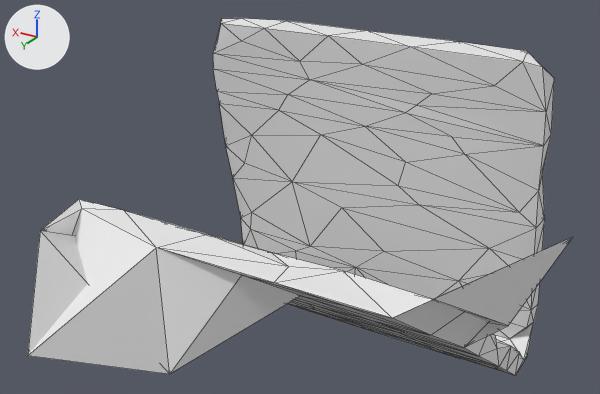
Before and after pictures for a commit that changed the OBJ model mesh_cnn/datasets/random_walks/T313.obj.
The view is the same before and after, from a camera (50 mm lens) standing at (-1.162, 2.206, 1.205) and looking at (-0.011, 0.288, 0.246). Lighting does not change. The marker at upper left points along +X, +Y and +Z. Mesh edges are drawn as thin lines. Where no turn or scale is listed for an object, it has been applied to the vertices.

Objects in the first picture: 'T313'.
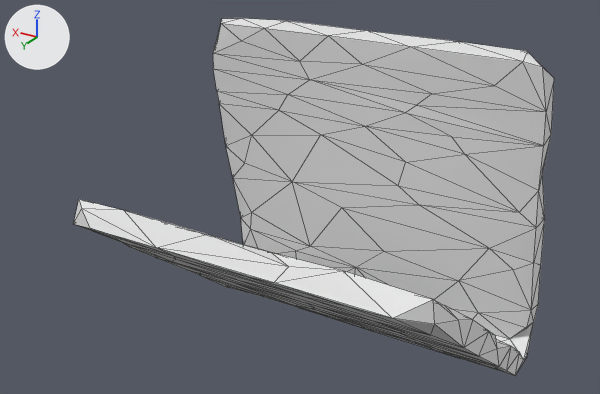
What differs and where, as boxes [x1, y1, x2, y2] in the pictures (600 x 394 px; the box of a moved part takes in the faces that stretch with it):
'T313', reshaped (12% narrower): before [28, 18, 573, 376]; after [73, 18, 554, 376]
part 1 of me_t313, moved or reshaped: before [28, 199, 300, 374]; after [73, 200, 294, 294]
part 2 of me_t313, moved or reshaped: before [393, 237, 573, 347]; after [393, 299, 472, 347]

The change in detail:
me_t313 has 252 vertices, 500 faces and spans x -0.798..0.593, y -0.346..0.97, z -0.478..0.651.
me_t313 is used by ob_t313; location (0.0, 0.0, 0.0).
Part 1, on me_t313:
Vertex 181 of me_t313 moves from (0.152, 0.724, -0.168) at pixel (169, 374) to (0.234, 0.577, 0.115) at pixel (173, 256).
Vertex 189 of me_t313 moves from (0.48, 0.829, 0.238) at pixel (40, 230) to (0.573, 0.626, 0.154) at pixel (73, 224).
Vertex 199 of me_t313 moves from (0.427, 0.97, -0.06) at pixel (27, 355) to (0.457, 0.67, 0.186) at pixel (90, 228).
Part 2, on me_t313:
Vertex 172 of me_t313 moves from (-0.696, 0.435, 0.106) at pixel (508, 325) to (-0.589, 0.493, 0.12) at pixel (458, 320).
Vertex 187 of me_t313 moves from (-0.798, 0.327, 0.331) at pixel (573, 236) to (-0.578, 0.627, 0.176) at pixel (434, 324).
